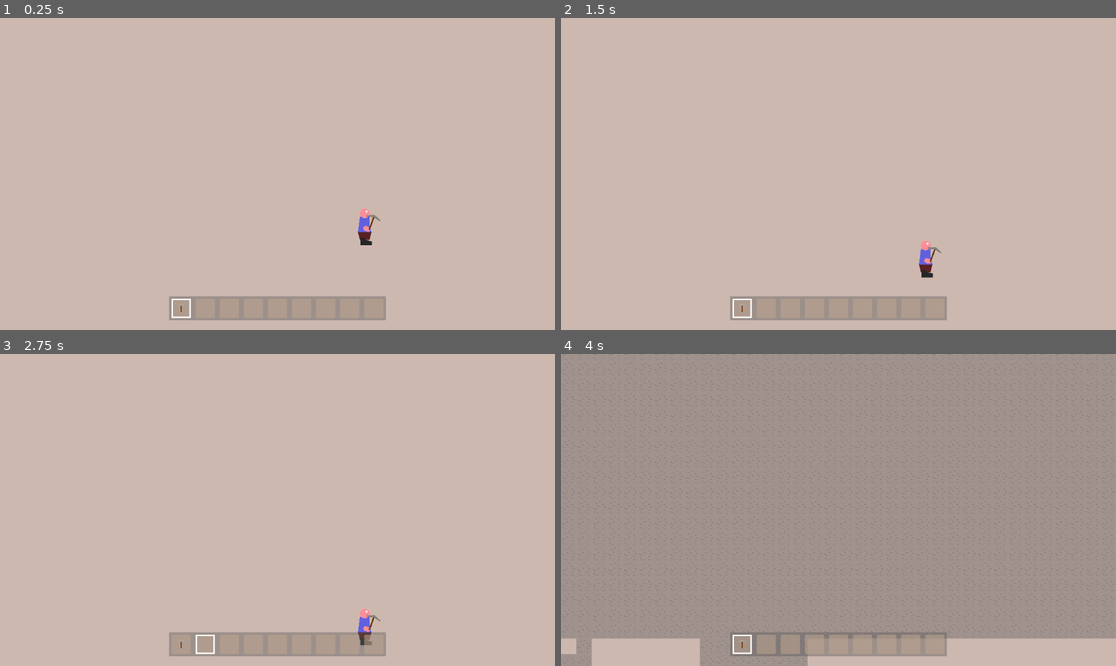
Above: before the commit, frames 1-4 (two rows, left to right).
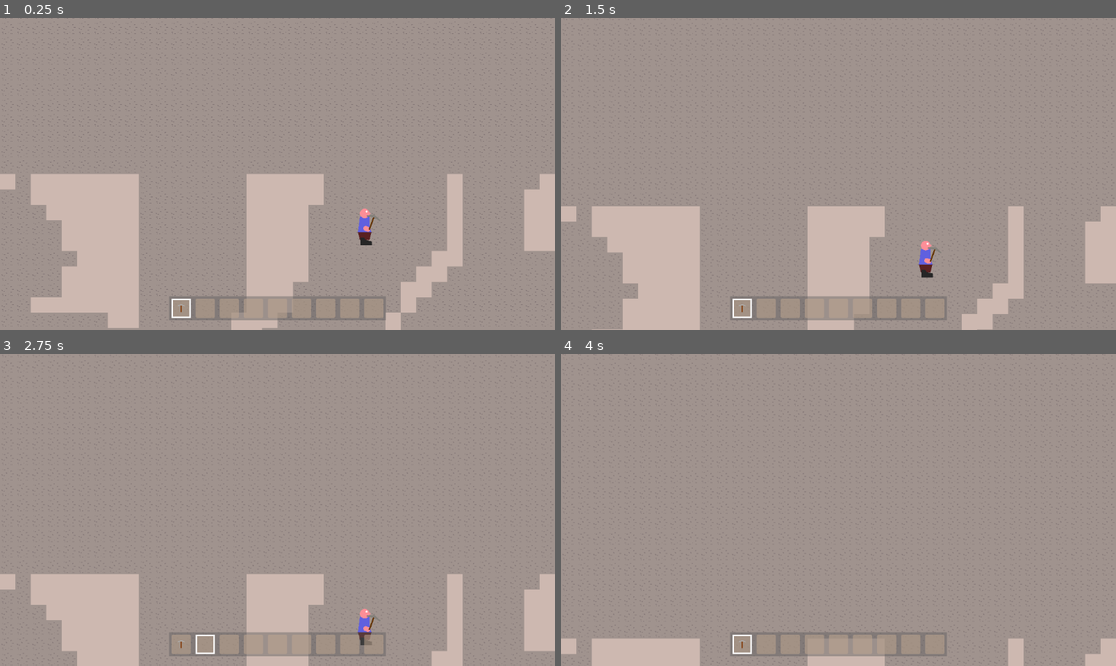
Above: after the commit, the same moments.

Repository: Griiimon/2D-Mining-Sandbox
Game: Godot game, scene res://scenes/game.tscn
The game is run twice, just before and just after one commit, with the same random seed, the same clock (stepped at 60 frames per second) and the same inputs.
Inputs (mouse positions are in pixels of both pictures, inside the frame that each line leads up to):
- Up to frame 1 (0.25 s): no input
- Up to frame 2 (1.5 s): tap Enter at 0.5 s; move the mouse to (960, 158) at 0.52 s; hold D (right) from 0.53 s (still down); tap X (drop_item) at 0.6 s; click (960, 158) at 0.67 s; tap Up (jump) at 0.77 s; tap Space at 1.25 s; move the mouse to (727, 189) at 1.27 s; tap F (interact) at 1.35 s
- Up to frame 3 (2.75 s): tap Up (jump) at 1.52 s; tap Enter at 2 s; move the mouse to (333, 441) at 2.02 s; release D (right) at 2.03 s; hold A (left) from 2.03 s (still down); tap E (next_hotbar_item) at 2.1 s
- Up to frame 4 (4 s): tap Space at 2.75 s; move the mouse to (810, 572) at 2.77 s; release A (left) at 2.78 s; hold D (right) from 2.78 s (still down); tap Q (previous_hotbar_item) at 2.85 s; click (810, 572) at 2.92 s; tap Up (jump) at 3.02, 3.77 s; tap Enter at 3.5 s; move the mouse to (1005, 556) at 3.52 s; tap X (drop_item) at 3.6 s

The runs differ from the first frame. In frame 1, 82% of the frame differs, in the area x 0-100%, y 0-100%; in frame 2, 85%; in frame 3, 88%; in frame 4, 2.6%.

Commit message:
remove far chunks

Diff:
--- a/scripts/world/chunk_updater.gd
+++ b/scripts/world/chunk_updater.gd
@@ -15,6 +15,7 @@
 
 func _ready():
 	world= get_parent()
+	run.call_deferred(false)
 
 
 func run(non_blocking: bool= true):
@@ -23,6 +24,12 @@
 	busy= true
 
 	var view_tile_pos: Vector2i= chunk_viewer.global_position / World.TILE_SIZE if chunk_viewer else Vector2i.ZERO
+
+	for chunk in world.get_chunks():
+		var distance: int= (view_tile_pos - chunk.get_world_tile_pos_center()).length()
+		if distance > max_distance:
+			chunk.queue_free()
+
 
 	for x in range(view_tile_pos.x - max_distance, view_tile_pos.x + max_distance, WorldChunk.SIZE):
 		for y in range(view_tile_pos.y - max_distance, view_tile_pos.y + max_distance, WorldChunk.SIZE):
@@ -40,5 +47,6 @@
 
 	busy= false
 
+
 func _on_update_timer_timeout():
 	run()
